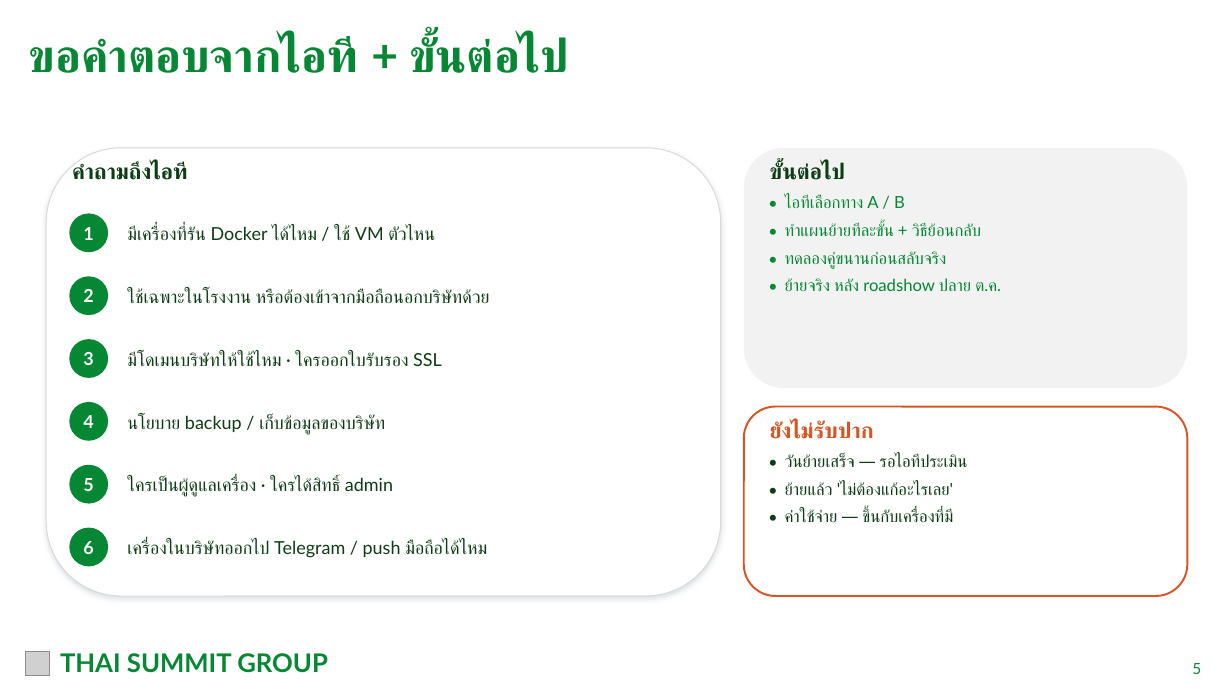
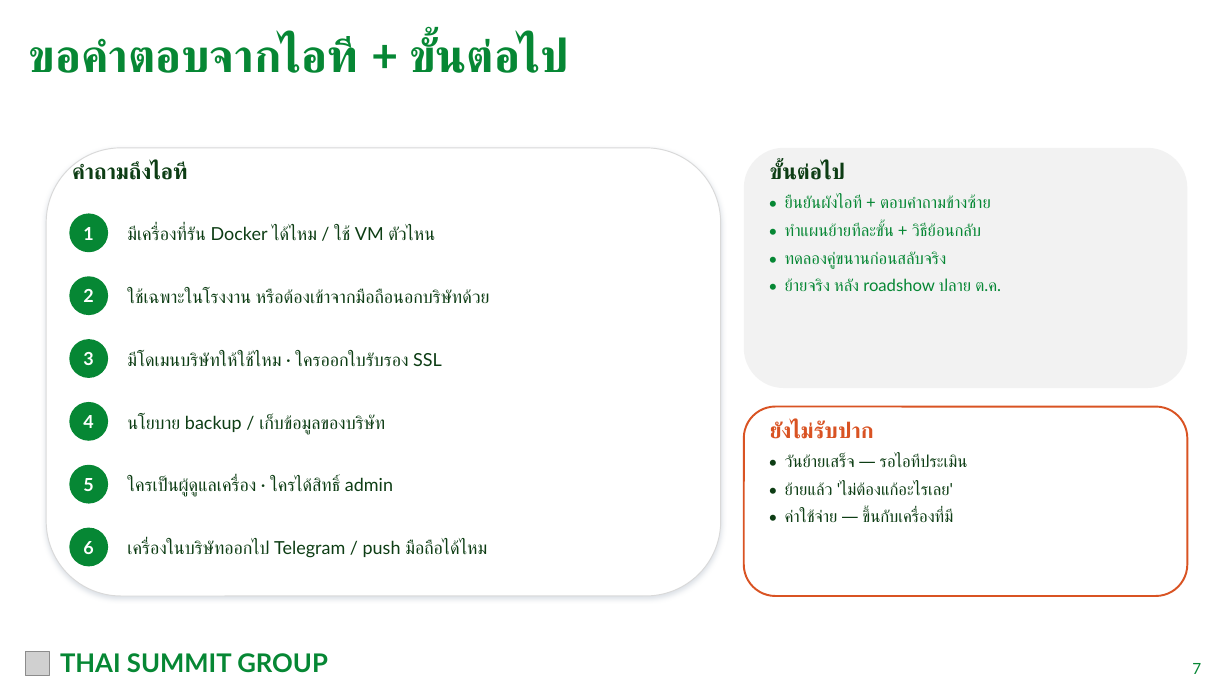
Before and after one commit to tsat4pd3-sketch/4Mmanagement, a slide deck: slide 7 of docs/meetings/TSAT_ESM_IT_Server_Migration_2026-10-20.pptx (slide 5 before the commit). Drawn at 1232x693 pixels with LibreOffice and Linux fonts; fonts in the diff are those of the drawing; grey boxes stand for pictures. Boxes give left, top, right and bottom in pixels: in the first picture for what was removed or moved away, otherwise in the second. Text is boxed around its words. In the diff, an @@ line names an element or a change of style, - is before the commit and + after.

```diff
--- a/docs/meetings/TSAT_ESM_IT_Server_Migration_2026-10-20.pptx
+++ b/docs/meetings/TSAT_ESM_IT_Server_Migration_2026-10-20.pptx
@@ text at (x1=785, y1=196, x2=991, y2=208): text changed @@
-• ไอทีเลือกทาง A / B
+• ยืนยันผังไอที + ตอบคำถามข้างซ้าย
@@ text at (x1=1192, y1=663, x2=1201, y2=674): text changed @@
-5
+7
```
Also in this commit, not shown: 2 slides added, 2 other files.
